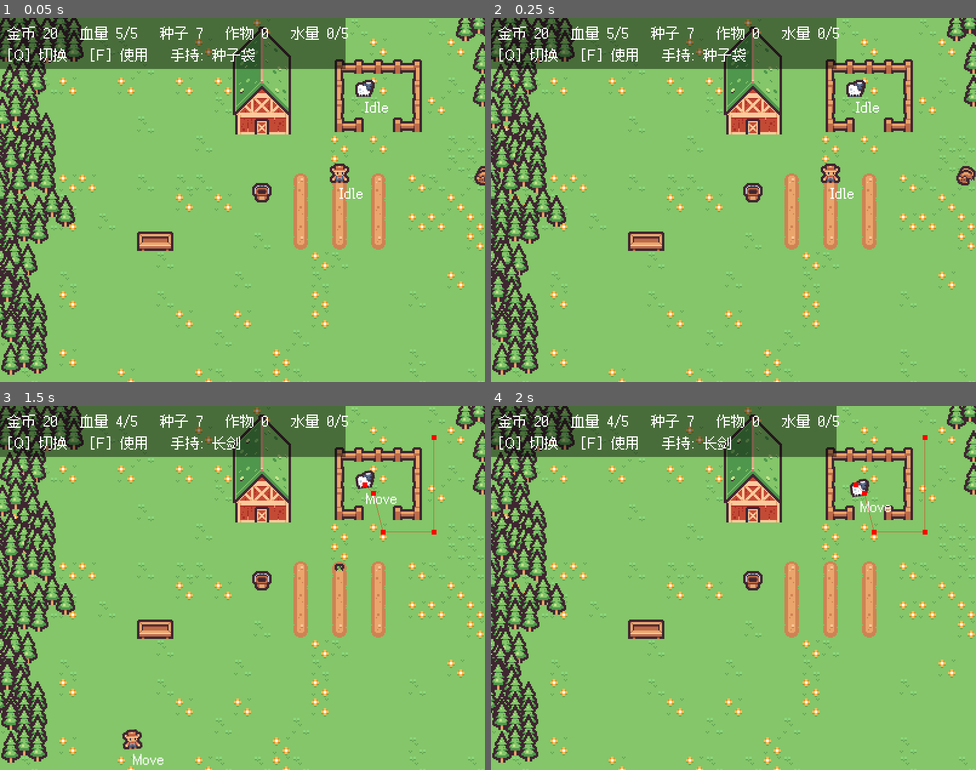
Above: before the commit, frames 1-4 (two rows, left to right).
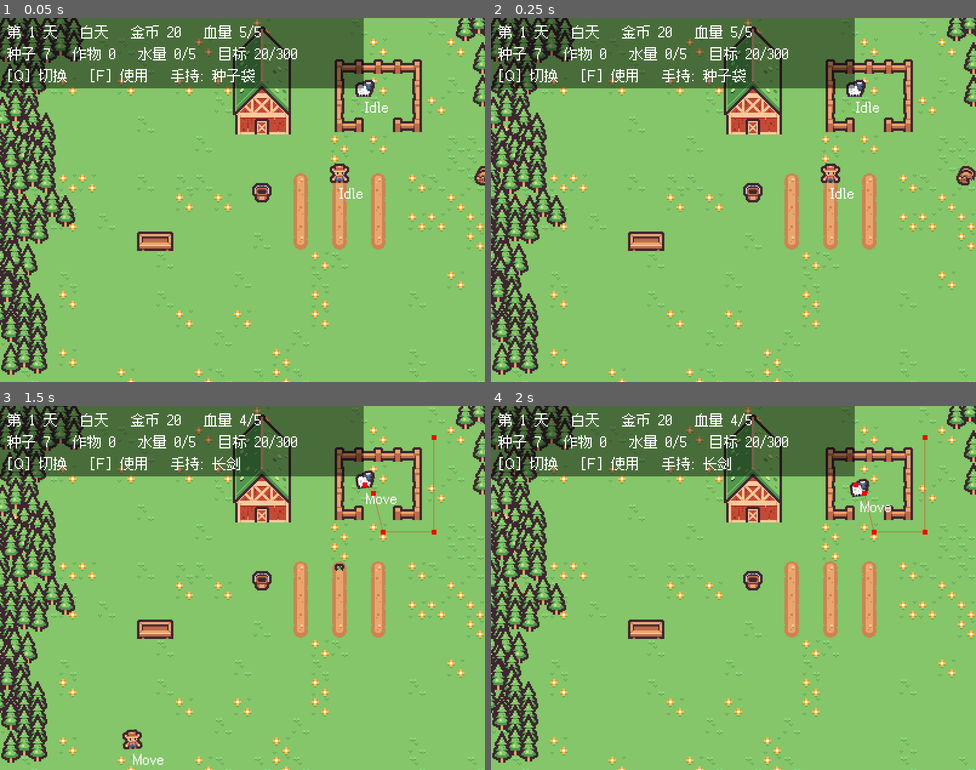
Above: after the commit, the same moments.

Repository: 01821/farm-fight-game
Game: Godot game, scene res://Tests/test_combat.tscn
Two runs of this game, one before a commit and one after it. Both use one fixed random seed, a clock stepped at 60 frames per second and the inputs below. This scene is started directly instead of the project's main scene.
Inputs:
- Up to frame 1 (0.05 s): no input
- Up to frame 2 (0.25 s): no input
- Up to frame 3 (1.5 s): hold D (right) 0.53-1.28 s; hold Q (cycle_item) 0.53-1.28 s; hold S (down) from 1.28 s (still down); tap F (use_item) at 1.35 s
- Up to frame 4 (2 s): keep holding S (down)

The runs differ from the first frame. In frame 1, 6.0% of the frame differs, in the area x 0-75%, y 0-20%; in frame 2, 6.0%; in frame 3, 6.0%; in frame 4, 6.0%.

Commit message:
feat: 昼夜循环 + 夜晚成群来袭 + 目标
给游戏补上「结构」这一层：之前可以无限种地卖钱，没有节奏也没有目标。

- DayCycle(新): 45 秒一天，前 60% 白天；夜晚用预建的 NightTint(CanvasModulate)
  渐变压暗画面。HUD 在 CanvasLayer 上是独立画布，不受影响，始终清晰
- PestSpawner: 改为只在夜晚按波刷新（入夜立刻第一波，之后每 8 秒一波），
  天亮全部撤退；每波只数随天数增长（2 → 6 封顶）
- FarmController: 新增 GOLD_GOAL=300 与 goal_reached 判定
- HUD: 改成三行，新增天数/时段与目标进度
- 修一个必现 bug：PestSpawner 在 _ready 里用分组找 DayCycle，但 _ready 按兄弟
  节点顺序触发，DayCycle 排在后面时必然查到 null，夜晚刷新会静默失效。
  现在场景顺序 + 代码补查都做了，不依赖顺序
- Tests: 新增 test_daynight（26 项）；test_combat 改为冻结时间来隔离战斗测试

Diff:
--- a/Scenes/base_level.tscn
+++ b/Scenes/base_level.tscn
@@ -15,6 +15,7 @@
 [ext_resource type="Script" path="res://Scripts/Interaction/farm_controller.gd" id="11_fctl"]
 [ext_resource type="Script" path="res://Scripts/Global/PestSpawner.gd" id="12_pest"]
 [ext_resource type="PackedScene" path="res://Scenes/animals/boar.tscn" id="13_boar"]
+[ext_resource type="Script" path="res://Scripts/Global/DayCycle.gd" id="14_day"]
 
 [sub_resource type="TileSetAtlasSource" id="TileSetAtlasSource_4rblm"]
 texture = ExtResource("2_5s04l")
@@ -945,26 +946,38 @@
 script = ExtResource("10_hud")
 
 [node name="Backdrop" type="ColorRect" parent="HUD"]
-offset_right = 285.0
-offset_bottom = 42.0
+offset_right = 300.0
+offset_bottom = 58.0
 color = Color(0, 0, 0, 0.45)
 
 [node name="InfoLabel" type="Label" parent="HUD"]
 offset_left = 6.0
-offset_top = 4.0
-offset_right = 283.0
-offset_bottom = 22.0
+offset_top = 3.0
+offset_right = 298.0
+offset_bottom = 21.0
+theme_override_font_sizes/font_size = 12
+
+[node name="FarmLabel" type="Label" parent="HUD"]
+offset_left = 6.0
+offset_top = 21.0
+offset_right = 298.0
+offset_bottom = 39.0
 theme_override_font_sizes/font_size = 12
 
 [node name="HeldLabel" type="Label" parent="HUD"]
 offset_left = 6.0
-offset_top = 22.0
-offset_right = 283.0
-offset_bottom = 40.0
+offset_top = 39.0
+offset_right = 298.0
+offset_bottom = 57.0
 theme_override_font_sizes/font_size = 12
 
 [node name="FarmController" type="Node" parent="."]
 script = ExtResource("11_fctl")
+
+[node name="NightTint" type="CanvasModulate" parent="."]
+
+[node name="DayCycle" type="Node" parent="."]
+script = ExtResource("14_day")
 
 [node name="PestSpawner" type="Node2D" parent="."]
 position = Vector2(240, 192)
--- /dev/null
+++ b/Scripts/Global/DayCycle.gd
@@ -0,0 +1,73 @@
+class_name DayCycle extends Node
+
+## 昼夜循环：一整天 day_length 秒，前 day_ratio 是白天，其余是夜晚。
+##
+## 入夜时把画面压暗（预建的 NightTint / CanvasModulate），并广播信号让刷新器放野猪。
+## HUD 是 CanvasLayer，属于另一块画布，不会被 CanvasModulate 压暗，所以始终清晰。
+##
+## 节点顺序无关紧要：消费者开局自己查 is_night，不依赖 _ready 里的信号广播
+##（兄弟节点的 _ready 顺序会让开局那次广播丢掉）。
+
+signal day_started(day: int)
+signal night_started(day: int)
+
+const DAY_COLOR := Color(1, 1, 1, 1)
+const NIGHT_COLOR := Color(0.42, 0.48, 0.72, 1)
+const FADE_TIME: float = 2.0
+
+@export var day_length: float = 45.0
+@export var day_ratio: float = 0.6
+@export var base_wave_size: int = 2
+@export var max_wave_size: int = 6
+## 关掉就不推进时间（测试里冻结时间用）
+@export var running: bool = true
+
+@onready var night_tint: CanvasModulate = $"../NightTint"
+
+var day: int = 1
+var elapsed: float = 0.0
+var is_night: bool = false
+
+var _tint: float = 0.0
+
+func _ready() -> void:
+	add_to_group("day_cycle")
+	night_tint.color = DAY_COLOR
+
+func phase_name() -> String:
+	return "夜晚" if is_night else "白天"
+
+## 本夜的波次规模，随天数增长
+func wave_size() -> int:
+	return mini(base_wave_size + day - 1, max_wave_size)
+
+## 当前时段还剩多少秒
+func phase_time_left() -> float:
+	if is_night:
+		return day_length - elapsed
+	return day_length * day_ratio - elapsed
+
+func _process(delta: float) -> void:
+	if running:
+		_advance(delta)
+	_update_tint(delta)
+
+func _advance(delta: float) -> void:
+	elapsed += delta
+	if elapsed >= day_length:
+		elapsed -= day_length
+		day += 1
+	var night_now: bool = elapsed >= day_length * day_ratio
+	if night_now != is_night:
+		is_night = night_now
+		if is_night:
+			print("[时间] 第 ", day, " 天入夜了，野猪要来了（每波 ", wave_size(), " 只）")
+			night_started.emit(day)
+		else:
+			print("[时间] 第 ", day, " 天天亮了")
+			day_started.emit(day)
+
+func _update_tint(delta: float) -> void:
+	var target: float = 1.0 if is_night else 0.0
+	_tint = move_toward(_tint, target, delta / FADE_TIME)
+	night_tint.color = DAY_COLOR.lerp(NIGHT_COLOR, _tint)
--- a/Scripts/Global/PestSpawner.gd
+++ b/Scripts/Global/PestSpawner.gd
@@ -1,32 +1,84 @@
 class_name PestSpawner extends Node2D
 
-## 野猪刷新器：每隔 spawn_interval 秒，在玩家周围的环上放一只野猪，场上最多 max_pests 只。
-## boar_scene 是预先做好的场景（在编辑器 / .tscn 里指定），运行时只做 instantiate。
+## 野猪刷新器：**只在夜晚**放野猪，白天不放；天亮时场上的野猪全部撤退。
+##
+## 每夜按「波」刷新：间隔 wave_interval 秒一波，每波 wave_size（随天数增长）只，场上上限 max_pests。
 ## 之所以是 Node2D：自身的 global_position 可以当刷新锚点（拿不到玩家时用）。
+##
+## 找不到 DayCycle 时会退回 always_active 的行为（给单元测试用）。
 
 @export var boar_scene: PackedScene
-@export var spawn_interval: float = 14.0
-@export var max_pests: int = 3
 @export var spawn_distance: float = 165.0
-@export var auto_start: bool = true
+@export var max_pests: int = 6
+@export var wave_interval: float = 8.0
+@export var always_active: bool = false
 
-var _elapsed: float = 0.0
-var _player: Player
+var _cycle: DayCycle
+var _wave_timer: float = 0.0
+var _active: bool = false
 
 func _ready() -> void:
 	add_to_group("pest_spawner")
-	_player = get_tree().get_first_node_in_group("player")
+	_try_resolve()
+
+## DayCycle 若排在后面，_ready 时它的分组还没注册 —— 所以允许之后再补查一次。
+## 不依赖场景里的节点顺序，免得以后挪一下节点就静默失效。
+func _try_resolve() -> void:
+	if _cycle != null:
+		return
+	_cycle = get_tree().get_first_node_in_group("day_cycle")
+	if _cycle == null:
+		return
+	_cycle.night_started.connect(_on_night_started)
+	_cycle.day_started.connect(_on_day_started)
+	_active = _cycle.is_night
+
+func is_active() -> bool:
+	return _active
+
+func _on_night_started(_day: int) -> void:
+	_active = true
+	_wave_timer = wave_interval  # 入夜立刻来第一波，不用等一个间隔
+
+func _on_day_started(_day: int) -> void:
+	_active = false
+	retreat_all()
+
+## 天亮：场上野猪全部撤退
+func retreat_all() -> int:
+	var pests := get_tree().get_nodes_in_group("pest")
+	var n: int = pests.size()
+	if n > 0:
+		print("[战斗] 天亮了，", n, " 只野猪撤退了")
+	for node in pests:
+		var boar := node as Boar
+		if boar != null and is_instance_valid(boar):
+			boar.queue_free()
+	return n
 
 func _process(delta: float) -> void:
-	if not auto_start:
+	if _cycle == null:
+		_try_resolve()
+		if _cycle == null:
+			_active = always_active
+	if not _active:
 		return
-	_elapsed += delta
-	if _elapsed < spawn_interval:
+	_wave_timer += delta
+	if _wave_timer < wave_interval:
 		return
-	_elapsed = 0.0
-	if get_tree().get_nodes_in_group("pest").size() >= max_pests:
-		return
-	spawn_one()
+	_wave_timer = 0.0
+	spawn_wave()
+
+## 放一整波，返回实际放出的数量
+func spawn_wave() -> int:
+	var want: int = _cycle.wave_size() if _cycle != null else 1
+	var spawned: int = 0
+	for i in range(want):
+		if get_tree().get_nodes_in_group("pest").size() >= max_pests:
+			break
+		if spawn_one() != null:
+			spawned += 1
+	return spawned
 
 ## 立刻放一只，返回实例（测试直接调这个）
 func spawn_one() -> Boar:
@@ -34,8 +86,9 @@
 		push_error("PestSpawner: boar_scene 没有设置")
 		return null
 	var anchor: Vector2 = global_position
-	if _player != null and is_instance_valid(_player):
-		anchor = _player.global_position
+	var player := get_tree().get_first_node_in_group("player") as Player
+	if player != null and is_instance_valid(player):
+		anchor = player.global_position
 	var angle: float = randf() * TAU
 	var boar: Boar = boar_scene.instantiate()
 	get_parent().add_child(boar)
--- a/Scripts/Interaction/farm_controller.gd
+++ b/Scripts/Interaction/farm_controller.gd
@@ -6,9 +6,21 @@
 const ATTACK_RANGE: float = 26.0
 const ATTACK_DAMAGE: int = 1
 
+## 目标：攒够这么多金币就算「建成谷仓」
+const GOLD_GOAL: int = 300
+
 @onready var player: Player = $"../level/Player"
 @onready var land: FarmLand = $"../Land"
 @onready var market: Market = $"../level/Static/Market"
+
+var goal_reached: bool = false
+
+func _process(_delta: float) -> void:
+	if goal_reached:
+		return
+	if player.money >= GOLD_GOAL:
+		goal_reached = true
+		print("[目标] 攒够 ", GOLD_GOAL, " 金，谷仓建成了！")
 
 func _unhandled_input(event: InputEvent) -> void:
 	if event.is_action_pressed("cycle_item"):
--- a/Scripts/UI/hud.gd
+++ b/Scripts/UI/hud.gd
@@ -1,18 +1,31 @@
 extends CanvasLayer
 
-## 左上角状态栏。每帧直接读玩家状态，不做信号同步（状态很少，够用且不容易出错）。
+## 左上角状态栏，三行。
 ##
 ## 字体由项目设置 gui/theme/custom_font 指定：
-##   Fusion Pixel Font 12px 简体（OFL 协议，见 Assets/fonts/OFL-fusion-pixel-font.txt）
-## 字号必须用 12（该字体的设计尺寸），配合窗口的整数倍缩放才是像素对齐的。
+##   Fusion Pixel Font 12px 简体（OFL，见 Assets/fonts/OFL-fusion-pixel-font.txt）
+## 字号必须用 12（该字体的设计尺寸），配合窗口整数倍缩放才像素对齐。
+##
+## HUD 挂在 CanvasLayer 上，是独立画布，所以**不会被夜晚的 NightTint 压暗**，始终清晰。
 
 @onready var info_label: Label = $InfoLabel
+@onready var farm_label: Label = $FarmLabel
 @onready var held_label: Label = $HeldLabel
 @onready var player: Player = $"../level/Player"
+@onready var cycle: DayCycle = $"../DayCycle"
+@onready var controller: FarmController = $"../FarmController"
 
 func _process(_delta: float) -> void:
-	info_label.text = "金币 %d   血量 %d/%d   种子 %d   作物 %d   水量 %d/%d" % [
-		player.money, player.hp, Player.MAX_HP,
-		player.seeds, player.harvested, player.water_left, Player.WATER_CAPACITY
+	info_label.text = "第 %d 天   %s   金币 %d   血量 %d/%d" % [
+		cycle.day, cycle.phase_name(), player.money, player.hp, Player.MAX_HP
 	]
+	if controller.goal_reached:
+		farm_label.text = "种子 %d   作物 %d   水量 %d/%d   目标已达成！" % [
+			player.seeds, player.harvested, player.water_left, Player.WATER_CAPACITY
+		]
+	else:
+		farm_label.text = "种子 %d   作物 %d   水量 %d/%d   目标 %d/%d" % [
+			player.seeds, player.harvested, player.water_left, Player.WATER_CAPACITY,
+			mini(player.money, FarmController.GOLD_GOAL), FarmController.GOLD_GOAL
+		]
 	held_label.text = "[Q] 切换   [F] 使用   手持: %s" % player.item_name()
--- a/Tests/test_combat.gd
+++ b/Tests/test_combat.gd
@@ -9,6 +9,7 @@
 var _player: Player
 var _ctl: FarmController
 var _spawner: PestSpawner
+var _cycle: DayCycle
 var _spawn_pos: Vector2
 var _slash: Polygon2D
 
@@ -33,7 +34,9 @@
 	_player = _level.get_node("level/Player")
 	_ctl = _level.get_node("FarmController")
 	_spawner = _level.get_node("PestSpawner")
-	_spawner.auto_start = false
+	_cycle = _level.get_node("DayCycle")
+	# 冻结时间：本测试关心的是战斗本身，不想在跑测试时入夜自动刷野猪
+	_cycle.running = false
 	_spawn_pos = _player.global_position
 	_slash = _player.get_node("Slash")
 
@@ -43,6 +46,7 @@
 
 	print("--- 刷新器 ---")
 	_check("刷新器拿到了 boar_scene", _spawner.boar_scene != null)
+	_check("白天刷新器不活跃", _spawner.is_active() == false)
 	_check("场上初始没有野猪", _count_pests() == 0)
 	var boar: Boar = _spawner.spawn_one()
 	_check("spawn_one 返回实例", boar != null)
--- /dev/null
+++ b/Tests/test_daynight.gd
@@ -0,0 +1,121 @@
+extends Node2D
+
+## 端到端自测：昼夜循环 + 夜晚成群来袭 + 天亮撤退 + 难度爬坡 + 目标。
+## 用法: godot --headless --path . --fixed-fps 60 res://Tests/test_daynight.tscn
+
+var _fail: int = 0
+var _level: Node2D
+var _cycle: DayCycle
+var _spawner: PestSpawner
+var _tint: CanvasModulate
+var _player: Player
+var _controller: FarmController
+
+func _check(label: String, ok: bool) -> void:
+	if ok:
+		print("PASS  ", label)
+	else:
+		_fail += 1
+		print("FAIL  ", label)
+
+func _count_pests() -> int:
+	return get_tree().get_nodes_in_group("pest").size()
+
+func _step(frames: int) -> void:
+	for i in range(frames):
+		await get_tree().process_frame
+
+func _ready() -> void:
+	var ps := load("res://Scenes/base_level.tscn") as PackedScene
+	_level = ps.instantiate()
+	add_child(_level)
+	await get_tree().process_frame
+	await get_tree().process_frame
+
+	_cycle = _level.get_node("DayCycle")
+	_spawner = _level.get_node("PestSpawner")
+	_tint = _level.get_node("NightTint")
+	_player = _level.get_node("level/Player")
+	_controller = _level.get_node("FarmController")
+
+	var region: NavigationRegion2D = _level.get_node("level/animalRegion2D")
+	if Level.animalRegion == null:
+		Level.animalRegion = region
+
+	print("--- 开局（白天） ---")
+	_cycle.running = false
+	_check("第 1 天", _cycle.day == 1)
+	_check("开局是白天", _cycle.is_night == false)
+	_check("时段名 = 白天", _cycle.phase_name() == "白天")
+	_check("白天画面不压暗", _tint.color.is_equal_approx(Color(1, 1, 1, 1)))
+	_check("白天刷新器不活跃", _spawner.is_active() == false)
+	_check("第 1 天波次 = 2", _cycle.wave_size() == 2)
+
+	print("--- 入夜 ---")
+	_cycle.running = true
+	_cycle.elapsed = _cycle.day_length * _cycle.day_ratio + 0.01
+	await _step(3)
+	_check("判定为夜晚", _cycle.is_night == true)
+	_check("时段名 = 夜晚", _cycle.phase_name() == "夜晚")
+	_check("入夜后刷新器活跃", _spawner.is_active() == true)
+
+	await _step(40)
+	print("  INFO 入夜 0.7 秒后画面色 = ", _tint.color)
+	_check("夜晚画面被压暗", _tint.color.r < 0.99 and _tint.color.b > _tint.color.r)
+
+	print("--- 夜晚成群来袭 ---")
+	await _step(3)
+	print("  INFO 入夜瞬间场上 = ", _count_pests())
+	_check("入夜立刻自动来了第一波（2 只）", _count_pests() == 2)
+
+	var extra: int = _spawner.spawn_wave()
+	print("  INFO 手动再放一波 = ", extra, " 只")
+	_check("一波 = 波次规模 2 只", extra == 2)
+	_check("场上累计 4 只", _count_pests() == 4)
+
+	for i in range(5):
+		_spawner.spawn_wave()
+	print("  INFO 连放 5 波后场上 = ", _count_pests())
+	_check("不会超过上限", _count_pests() <= _spawner.max_pests)
+
+	print("--- 天亮 ---")
+	_cycle.elapsed = _cycle.day_length - 0.01
+	await _step(3)
+	_check("进入第 2 天", _cycle.day == 2)
+	_check("回到白天", _cycle.is_night == false)
+	_check("白天刷新器停手", _spawner.is_active() == false)
+	await _step(3)
+	_check("天亮野猪全部撤退", _count_pests() == 0)
+	_check("第 2 天波次涨到 3", _cycle.wave_size() == 3)
+
+	_cycle.running = true
+	_cycle.elapsed = 0.0
+	# 明暗是渐变，需要 FADE_TIME 秒才到位，别只等 1 秒
+	await get_tree().create_timer(DayCycle.FADE_TIME + 0.5).timeout
+	print("  INFO 天亮后画面色 = ", _tint.color)
+	_check("白天画面重新变亮", _tint.color.r > 0.99)
+
+	print("--- 目标 ---")
+	_check("初始未达成", _controller.goal_reached == false)
+	_player.money = FarmController.GOLD_GOAL - 1
+	await _step(2)
+	_check("差 1 金时未达成", _controller.goal_reached == false)
+	_player.money = FarmController.GOLD_GOAL
+	await _step(2)
+	_check("达标后标记为达成", _controller.goal_reached == true)
+
+	var info := _level.get_node("HUD/InfoLabel") as Label
+	var farm := _level.get_node("HUD/FarmLabel") as Label
+	var held := _level.get_node("HUD/HeldLabel") as Label
+	print("  INFO ", info.text)
+	print("  INFO ", farm.text)
+	print("  INFO ", held.text)
+	_check("HUD 显示天数", "天" in info.text)
+	_check("HUD 显示时段", "白天" in info.text or "夜晚" in info.text)
+	_check("HUD 显示目标已达成", "已达成" in farm.text)
+
+	_finish()
+
+func _finish() -> void:
+	print("RESULT fail=", _fail)
+	get_tree().quit()
--- /dev/null
+++ b/Tests/test_daynight.tscn
@@ -0,0 +1,6 @@
+[gd_scene format=3]
+
+[ext_resource type="Script" path="res://Tests/test_daynight.gd" id="1_test"]
+
+[node name="TestDayNight" type="Node2D"]
+script = ExtResource("1_test")
Not shown, added: Scripts/Global/DayCycle.gd.uid
Not shown, added: Tests/test_daynight.gd.uid
Not shown, changed: PROJECT_NOTES.md
